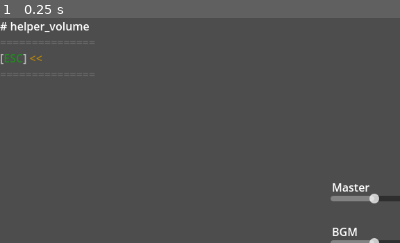
Above: before the commit, frame 1.
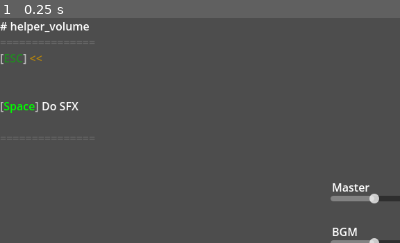
Above: after the commit, the same moment.

Repository: R2Road/godot_play_tool
Game: Godot game, scene res://test_helper/test_helper___volume.tscn
Two runs of this game, one before a commit and one after it. Both use one fixed random seed, a clock stepped at 60 frames per second and the inputs below. This scene is started directly instead of the project's main scene.
Inputs:
- Up to frame 1 (0.25 s): no input
The pictures show only the part of the screen within x 0-50%, y 0-50%; the shares and areas given below are measured in that part.

The runs differ from the first frame. In frame 1, 0.4% of the frame differs, in the area x 0-20%, y 37-43%.
Error in both runs: Assertion failed. (res://addons/godot_play_tool/gdpt_global.gd:71)

Commit message:
update scene : test_helper___volume : add sfx action

Diff:
--- a/project/test_helper/test_helper___volume.gd
+++ b/project/test_helper/test_helper___volume.gd
@@ -17,6 +17,9 @@
 	pam.set_name( scene_name() )
 	pam.add_split()
 	pam.add_back( Key.KEY_ESCAPE )
+	pam.add_lf2()
+	pam.add_action( "Do SFX", KEY_SPACE, func()->void: $AudioStreamPlayer2D_SFX.play() )
+	pam.add_lf()
 	pam.add_split()
 	build_summary( eSceneType.TEST )
 
--- a/project/test_helper/test_helper___volume.tscn
+++ b/project/test_helper/test_helper___volume.tscn
@@ -1,8 +1,9 @@
-[gd_scene load_steps=4 format=3 uid="uid://c1y404nmaw7m2"]
+[gd_scene load_steps=5 format=3 uid="uid://c1y404nmaw7m2"]
 
 [ext_resource type="Script" uid="uid://byhuoe2wxb4a8" path="res://test_helper/test_helper___volume.gd" id="1_4blvt"]
 [ext_resource type="PackedScene" uid="uid://bdpp4lylodpy2" path="res://addons/godot_play_tool/helper/helper_volume.tscn" id="2_teylv"]
 [ext_resource type="AudioStream" uid="uid://b6us7dparejqs" path="res://assets/sounds/bgm/EmptySpace.ogg" id="3_t4rv0"]
+[ext_resource type="AudioStream" uid="uid://b0pjgn33v8gx5" path="res://assets/sounds/sfx/coin_001.ogg" id="4_uplce"]
 
 [node name="test_helper___volume" type="Node2D"]
 script = ExtResource("1_4blvt")
@@ -43,7 +44,11 @@
 From : https://opengameart.org/content/empty-space"
 horizontal_alignment = 2
 
-[node name="AudioStreamPlayer2D" type="AudioStreamPlayer2D" parent="."]
+[node name="AudioStreamPlayer2D_BGM" type="AudioStreamPlayer2D" parent="."]
 stream = ExtResource("3_t4rv0")
 autoplay = true
 bus = &"BGM"
+
+[node name="AudioStreamPlayer2D_SFX" type="AudioStreamPlayer2D" parent="."]
+stream = ExtResource("4_uplce")
+bus = &"SFX"
